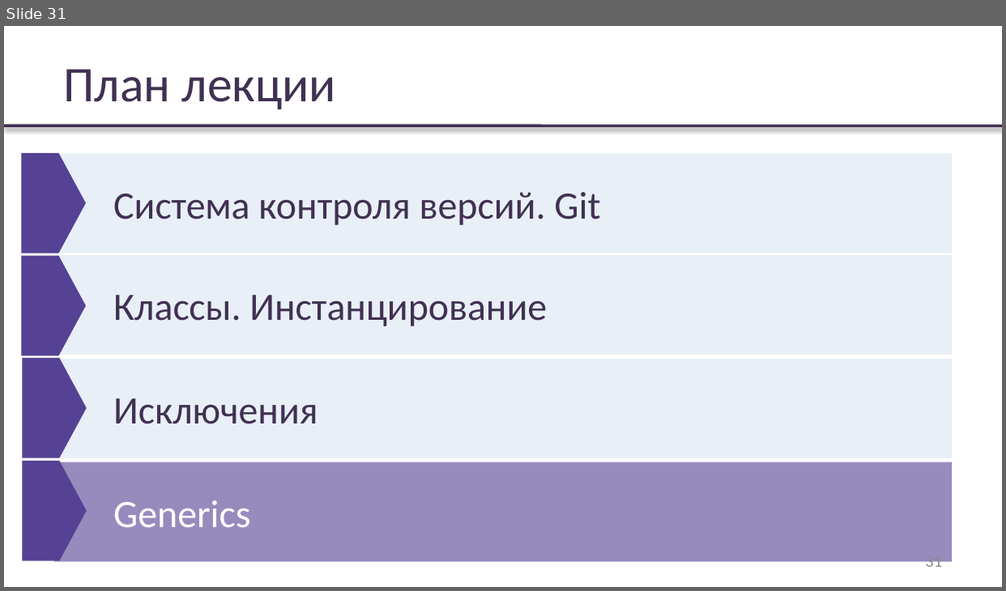
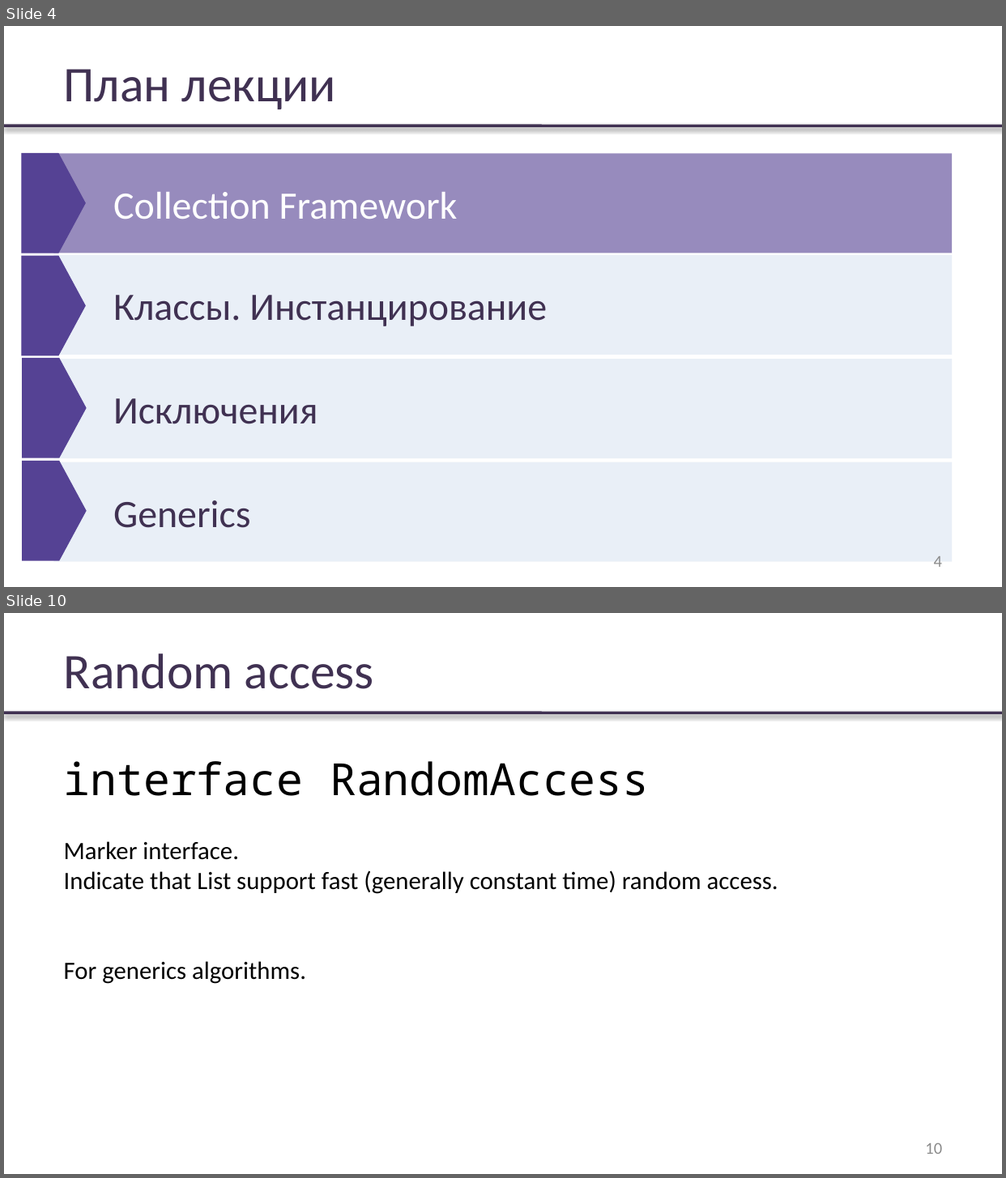
Before and after one commit to rybalkinsd/atom, a slide deck: lecture3/presentation/lecture03.pptx. Shown one above the other, each under a label of ours: slide 31 before the commit, slides 4 and 10 after it; the slides between them are not shown. The pictures are 1006x591 and 1006x1178 pixels, drawn with LibreOffice and Linux fonts; fonts in the diff are those of the drawing; background and template pictures are left out. Boxes give left, top, right and bottom in pixels: in the first picture for what was removed or moved away, otherwise in the second. Text is boxed around its words. In the diff, an @@ line names an element or a change of style, - is before the commit and + after.

```diff
--- a/lecture3/presentation/lecture03.pptx
+++ b/lecture3/presentation/lecture03.pptx
@@ slide 10 added at (x1=4, y1=613, x2=1002, y2=1174), background #FFFFFF; not listed: 1 template element that a slide beside it also shows @@
@@ text added at (x1=64, y1=653, x2=374, y2=689), 36 pt, text #403152 @@
+Random access
@@ text added at (x1=64, y1=761, x2=778, y2=984), 18 pt, text #000000 @@
+interface RandomAccess
+Marker interface.
+Indicate that List support fast (generally constant time) random access.
+For generics algorithms.
@@ page number added at (x1=925, y1=1144, x2=942, y2=1154), 12 pt, text #8B8B8B @@
+10
@@ what was slide 31 is now slide 4 @@
@@ slide 4 changed as well @@
@@ rectangle "Collection Framework" at (x1=54, y1=154, x2=952, y2=254): fill #DCE6F2 at 61% opacity to #554294 at 61% opacity @@
@@ text in rectangle at (x1=113, y1=192, x2=458, y2=219): text changed; text colour #403152 to #FFFFFF @@
-Система контроля версий. Git
+Collection Framework
@@ rectangle "Классы. Инстанцирование" resized from (x1=113, y1=295, x2=547, y2=327) to (x1=54, y1=255, x2=952, y2=356) @@
@@ rectangle "Generics" at (x1=54, y1=462, x2=952, y2=562): text colour #FFFFFF to #403152; fill #554294 at 61% opacity to #DCE6F2 at 61% opacity @@
@@ page number at (x1=934, y1=557, x2=942, y2=567): text changed @@
-31
+4
```
Also in this commit, not shown: 8 other slides changed, 9 other slides added, 3 slides removed.
